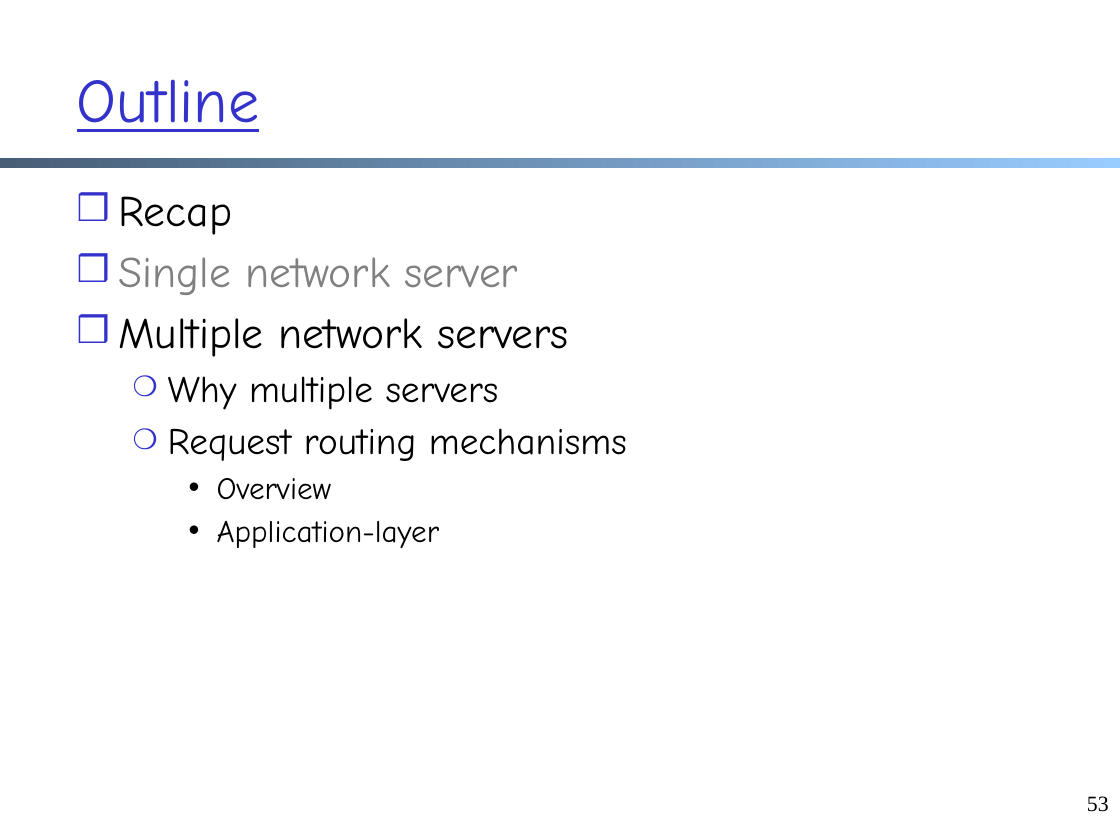
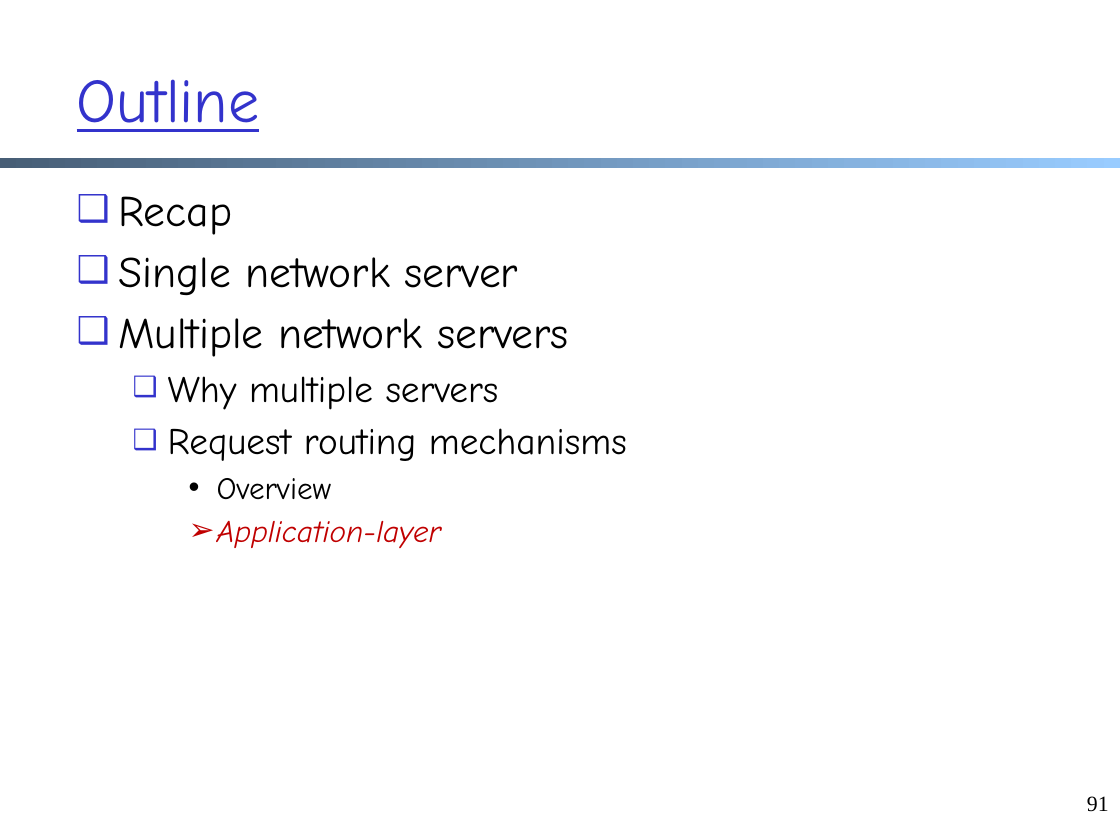
Before and after one commit to xiangq27/xiangq27.github.io, a slide deck: slide 91 of courses/cnns-xmuf21/files/lectures/application-op-analysis-load-balance.pptx (slide 53 before the commit). Drawn at 1120x840 pixels with LibreOffice and Linux fonts; fonts in the diff are those of the drawing. Boxes give left, top, right and bottom in pixels: in the first picture for what was removed or moved away, otherwise in the second. Text is boxed around its words. In the diff, an @@ line names an element or a change of style, - is before the commit and + after.

```diff
--- a/courses/cnns-xmuf21/files/lectures/application-op-analysis-load-balance.pptx
+++ b/courses/cnns-xmuf21/files/lectures/application-op-analysis-load-balance.pptx
@@ text at [119,196,627,548]: text colour #808080 to #000000 in "Single network server"; text colour #000000 to #C00000, italic on in "Application-layer"; bullet ❒ to ❑; bullet ❍ to ❑; bullet • to ➢ @@
@@ page number at [1087,796,1109,812]: text changed @@
-53
+91
```
Also in this commit, not shown: 43 other slides changed, 42 slides added, 1 slide removed, 23 other files.
